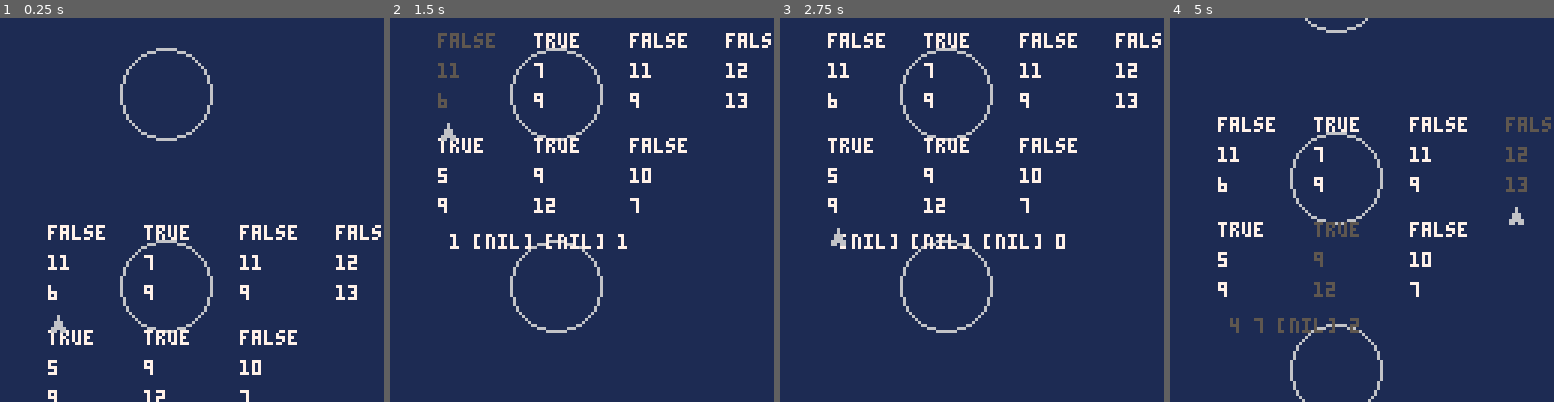
Above: before the commit, frames 1-4 (left to right).
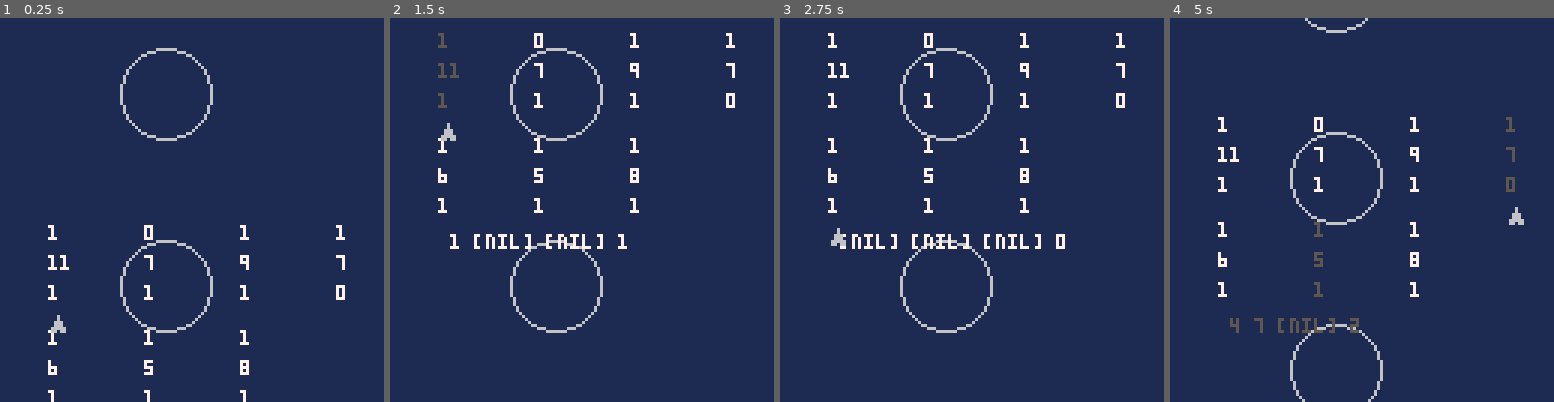
Above: after the commit, the same moments.

Repository: cpiod/that-day-my-dog-flew-a-spaceship
Game: PICO-8 cartridge gmtk.p8
The game is run twice, just before and just after one commit, with the same random seed, the same clock (stepped at 60 frames per second) and the same inputs.
Inputs:
- Up to frame 1 (0.25 s): no input
- Up to frame 2 (1.5 s): tap O (Z key) at 0.33, 0.7, 1.43 s; tap X (X key) at 1.07 s
- Up to frame 3 (2.75 s): hold Left 1.97-2.37 s; tap X (X key) at 2.07, 2.4, 2.73 s; tap O (Z key) at 2.22 s; hold Down from 2.42 s (still down)
- Up to frame 4 (5 s): release Down at 2.82 s; hold Right 2.87-3.53 s; tap X (X key) every 0.33 s from 3.07 to 4.73 s; tap O (Z key) at 3.1, 3.98, 4.87 s; hold Up 3.58-4.08 s; hold Right 4.13-4.53 s; hold Down from 4.58 s (still down)

The runs differ from the first frame. In frame 1, 2.5% of the frame differs, in the area x 12-100%, y 53-100%; in frame 2, 2.6%; in frame 3, 2.6%, in the area x 12-100%, y 3-51%; in frame 4, 2.6%.

Commit message:
Interpretation (WIP)

Diff:
--- a/gmtk.p8
+++ b/gmtk.p8
@@ -4,8 +4,9 @@
 -- the day my dog got in charge
 -- submission to gmtk 2020
 -- by a cheap plastic imitation of a game dev (cpiod)
-
-t={1,2,2,2} --const
+t={1,2,1} --const
+tmp={{1,1,0},{0,0,0}}
+mem={tmp,tmp,tmp}
 
 function _init()
 screen=11
@@ -13,14 +14,14 @@
 y_camera=0
 y_goal=128
 
-m={{1,1,0,true},{0,0,0,false}}
-k=get_best(m,{1,1,1})
+k=get_best(mem[1],{1,1,1})
 ?k[1].." "..k[2].." "..k[3]
 ?k[4]
 
-f={true,false}
+f={true,false,true}
 n=7
-s=generate_set(t,n)
+o=gen_obj()
+s=gen_set(n)
 assert(#s==n)
 enable={}
 for i=1,n do
@@ -69,6 +70,21 @@
   -- confirm the selection
   if btnp(❎) and lsel==3 then
    screen=20
+   inter={}
+   for i=1,#f do
+    -- only check enabled features
+    if f[i] then
+     e={}
+     -- extract the example from the selection
+     for index in all(sel) do
+      add(e,s[index][i])
+     end
+     -- get the best guess
+     inter[i]={e,get_best(mem[i],e)}
+     -- memorize the solution
+     mem_update(mem[i],e,o[i])
+    end
+   end
   end
 	end
 
@@ -91,6 +108,7 @@
  cls(1)
  color(6)
  if screen>=10 and screen<=12 then
+  -- camera movement
 	 y_goal=(screen-10)*128
 	 -- todo: smooth camera movement
 	 if y_camera<y_goal then
@@ -99,9 +117,16 @@
 	  y_camera -= 4
 	 end
 	 camera(0,y_camera)
+
+	 -- background
 	 for y=0,5 do -- placeholder
 	  oval(40,10+64*y,70,40+64*y)
 	 end
+
+	 -- objective
+	 ?tostr(o[1]).." "..tostr(o[2]).." "..tostr(o[3]),20,20
+
+	 -- set
   for c=0,n-1 do
    if(enable[c+1]) color(7) else color(5)
    e1,e2,e3=unpack(s[c+1])
@@ -109,8 +134,19 @@
    ?tostr(e2),16+32*flr(c/2),128+15+35*flr(c%2)
    ?tostr(e3),16+32*flr(c/2),128+25+35*flr(c%2)
   end
+
+  -- selection
   ?tostr(sel[1]).." "..tostr(sel[2]).." "..tostr(sel[3]).." "..lsel,20,200
   spr(1,16+32*flr(curs/2),128+35+35*flr(curs%2))
+ elseif screen==20 then
+  camera(0,0)
+  for i=1,#f do
+   if f[i] then
+    e,k=unpack(inter[i])
+    ?e[1].." "..e[2].." "..e[3],10,20*i+10
+    ?k[1].." "..k[2].." "..k[3].." "..tostr(k[4]),10,20*i
+   end
+  end
  end
 end
 -->8
@@ -125,30 +161,47 @@
  else
  -- lowest dist
   local ld=5
-  for k in all(mem) do
-   local k1,k2,k3,c=unpack(k)
+  for i=1,#mem do
+   local k=mem[i]
+   local k1,k2,k3=unpack(k)
    local d=0
    if(k1!=e1) d+=1
    if(k2!=e2) d+=1
    if(k3!=e3) d+=1
-   if(d<ld) out=k ld=d
-  end
- end
+   if(d<ld) out={k1,k2,k3,i} ld=d
+  end
+ end
+ -- todo: dist min too low: other guess?
+ assert(out!=nil)
  return out
+end
+
+function mem_update(mem,e,c)
+ -- new prototype for this class
+ mem[c+1]=e
 end
 -->8
 -- regression learning
 
 -- todo
 -->8
--- set generation
-
-function generate_set(t,n)
+-- generation
+
+function gen_obj()
+ local o={}
+ for i=1,#t do
+  if(t[i]==1) o[i]=1+flr(rnd(2))
+  if(t[i]==2) o[i]=flr(rnd(30)+5)
+ end
+ return o
+end
+
+function gen_set(n)
  s={}
  for i=1,n do
   local l={}
   for j=1,#t do
-			if(t[j]==1) l[j]=rnd()<.5
+			if(t[j]==1) l[j]=flr(rnd(2))
 			if(t[j]==2) l[j]=flr(rnd(10)+5)
   end
   add(s,l)
